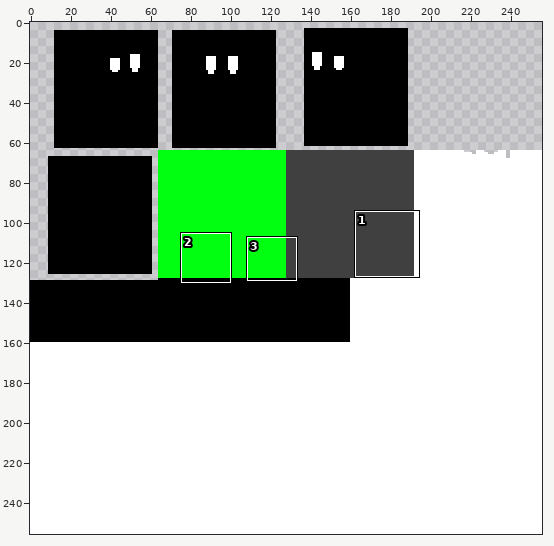
Sprite sheet: target/classes/SpritesSheets.png. Above: a wide view before the commit, with the close-up outlined.
Close-up. As it was:
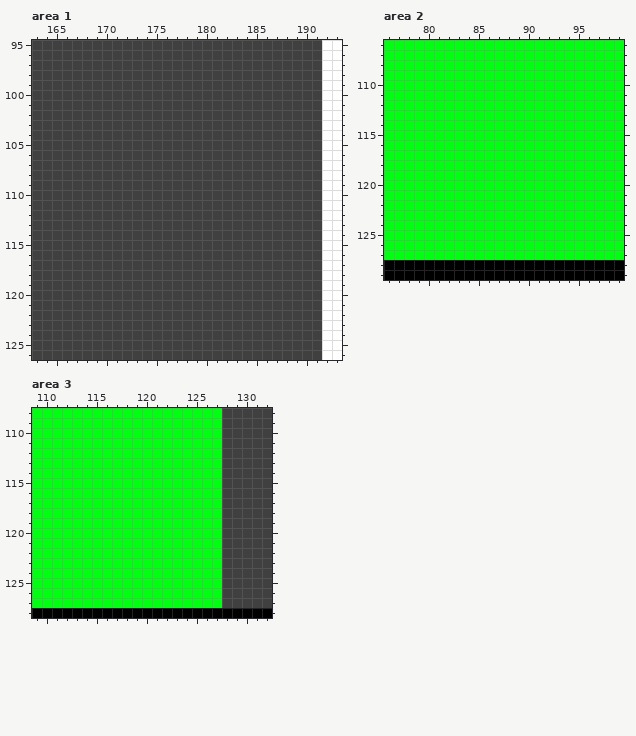
The file is 256x256 pixels. Pixels under 10% opacity are left out. Colours within 5 levels of each other are drawn and written as one. Shown: area 1: x 163..193, y 95..126; area 2: x 76..99, y 106..129; area 3: x 109..132, y 108..128. The commit also changed other parts of the picture, which this record leaves out.
The same view after the edit:
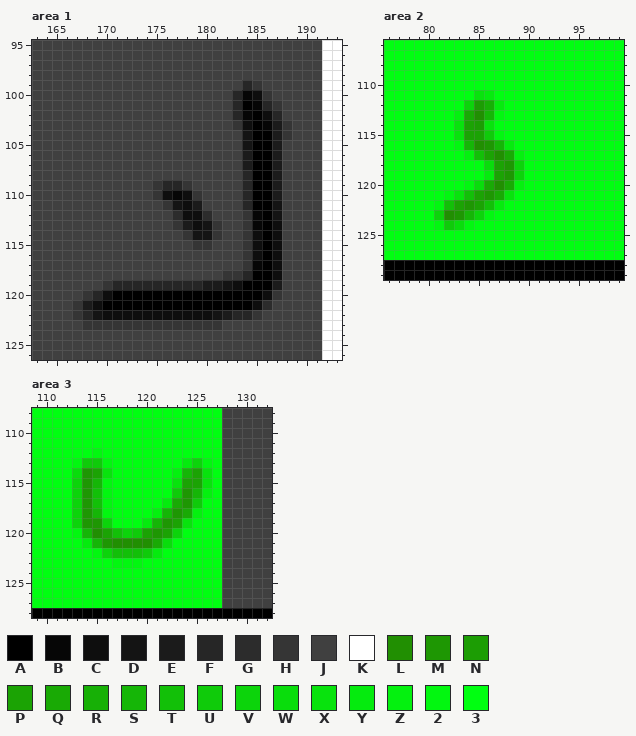
Palette (. is transparent): A #000000  B #060606  C #0e0e0e  D #141414  E #1b1b1b  F #262626  G #2c2c2c  H #353535  J #404040  K #ffffff  L #218f02  M #1e9703  N #1c9d04  P #1ba304  Q #19aa05  R #17b006  S #15b607  T #12c008  U #0fcb0a  V #0cd40b  W #09dd0c  X #08e30d  Y #05eb0e  Z #04f10f  2 #02f710  3 #00ff11
Diff:
Changed rows in their new state; - is an unchanged pixel.
Area 1:
first column x 167:
 99 -----------------FH---
100 ----------------FBCH--
101 ----------------FABFH-
102 ----------------FBACF-
103 ----------------HCABEH
104 -----------------DAAEH
105 -----------------DAAE-
106 -----------------EAAE-
107 -----------------EAAE-
108 -----------------FAAE-
109 --------HFFH-----FAAE-
110 --------HCBCH----FAAE-
111 ---------HDCE----FAAD-
112 ----------GCCG---HBAD-
113 ----------HECDH--HBAC-
114 -----------HDDH--HCAC-
115 ------------HH---HCAC-
116 -----------------HCAC-
117 -----------------HBAC-
118 ---------------HHFAAC-
119 ---HFFFFFFFFFEEDCAAAE-
120 -HFCAAAAAAAAAAAAAAACH-
121 HECAAAAAAAAAAAAAAACG--
122 HFDCCCCCCCCCCCDEFFH---
123 -HHHHHHHHHHHHHH-------
Area 2:
first column x 81:
111 ----XY---
112 ---VNRY--
113 --ZQLS2--
114 --XPNX---
115 --XPPU2--
116 --2SLMSY-
117 ---ZTPLQZ
118 -----WPMV
119 -----YPMV
120 ---2WQLQZ
121 -2XTPMQX-
122 2TPMPTY--
123 VLMSV2---
124 2UW2-----
Area 3:
first column x 113:
112 --2-----------
113 2UU2-------YV2
114 WMPX------ZSPX
115 VMS2------XPPX
116 VMT2------UMSZ
117 VMT2-----YQMU-
118 VMS2----ZSMQZ-
119 VMMV---YSMPX--
120 2SLPTVUPMPV---
121 -YSMLLLLQW----
122 --2VTTTUY-----
123 ----222-------
Boxes around the changes in both close-ups, in picture pixels (x1, y1, x2, y2):
changed: (72, 80, 292, 330)
changed: (434, 90, 524, 230)
changed: (72, 448, 212, 568)
